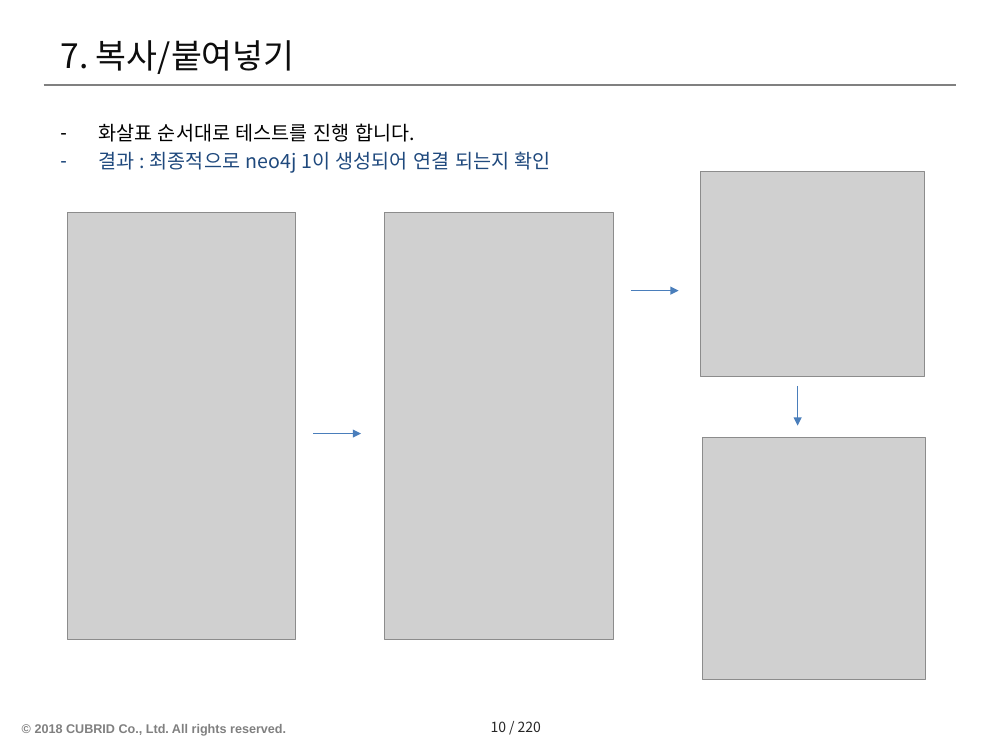
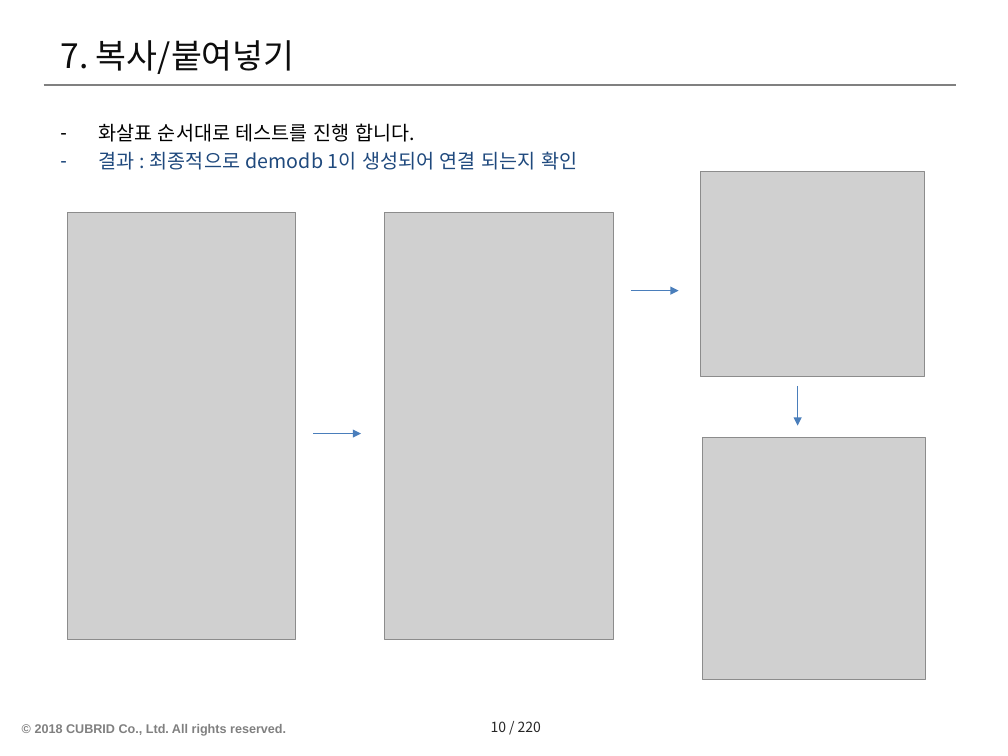
Before and after one commit to postech-dblab-iitp/visual-tool, a slide deck: slide 11 of ViT_docs/Test scenario-ViT/No.1-연결탐색기(Database Navigator).pptx. Drawn at 1008x756 pixels with LibreOffice and Linux fonts; fonts in the diff are those of the drawing; grey boxes stand for pictures; background and template pictures are left out. Boxes give left, top, right and bottom in pixels: in the first picture for what was removed or moved away, otherwise in the second. Text is boxed around its words. In the diff, an @@ line names an element or a change of style, - is before the commit and + after.

```diff
--- a/ViT_docs/Test scenario-ViT/No.1-연결탐색기(Database Navigator).pptx
+++ b/ViT_docs/Test scenario-ViT/No.1-연결탐색기(Database Navigator).pptx
@@ text at <box>98,151,577,170</box>: text changed @@
-– 결과 : 최종적으로 neo4j 1이 생성되어 연결 되는지 확인
+– 결과 : 최종적으로 demodb 1이 생성되어 연결 되는지 확인
```
Also in this commit, not shown: 9 other slides changed, 5 other files.
